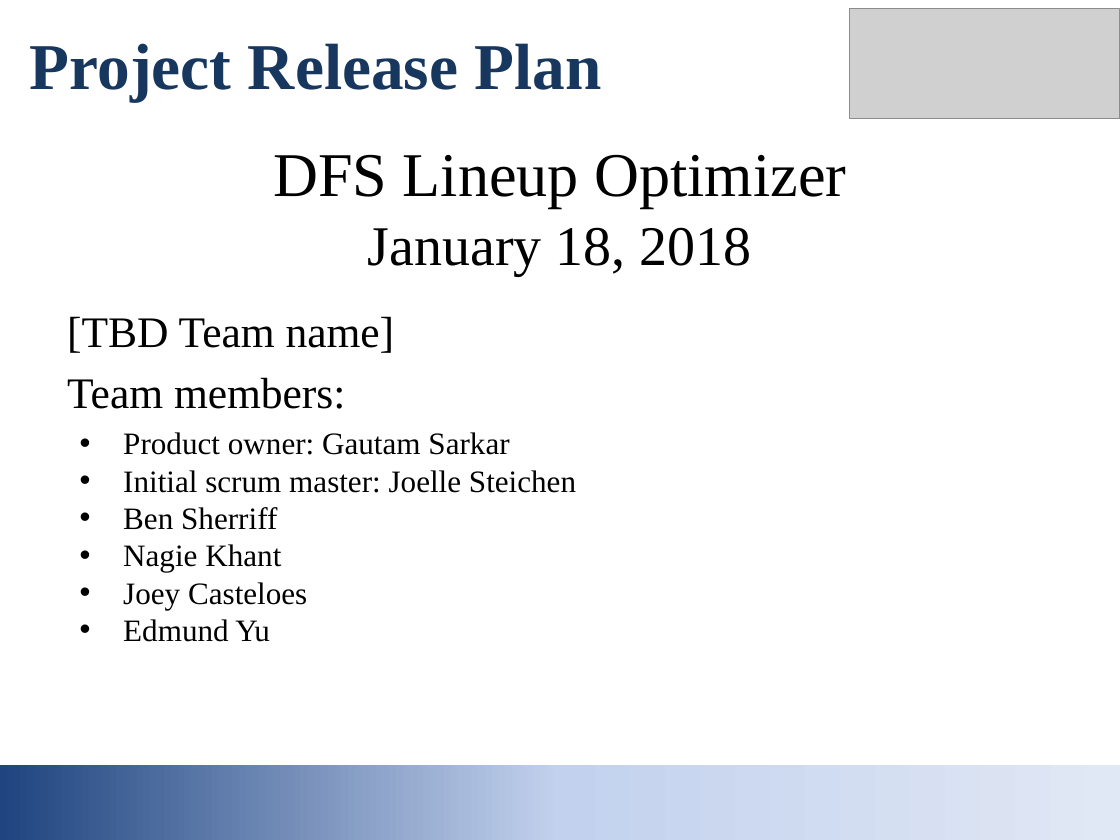
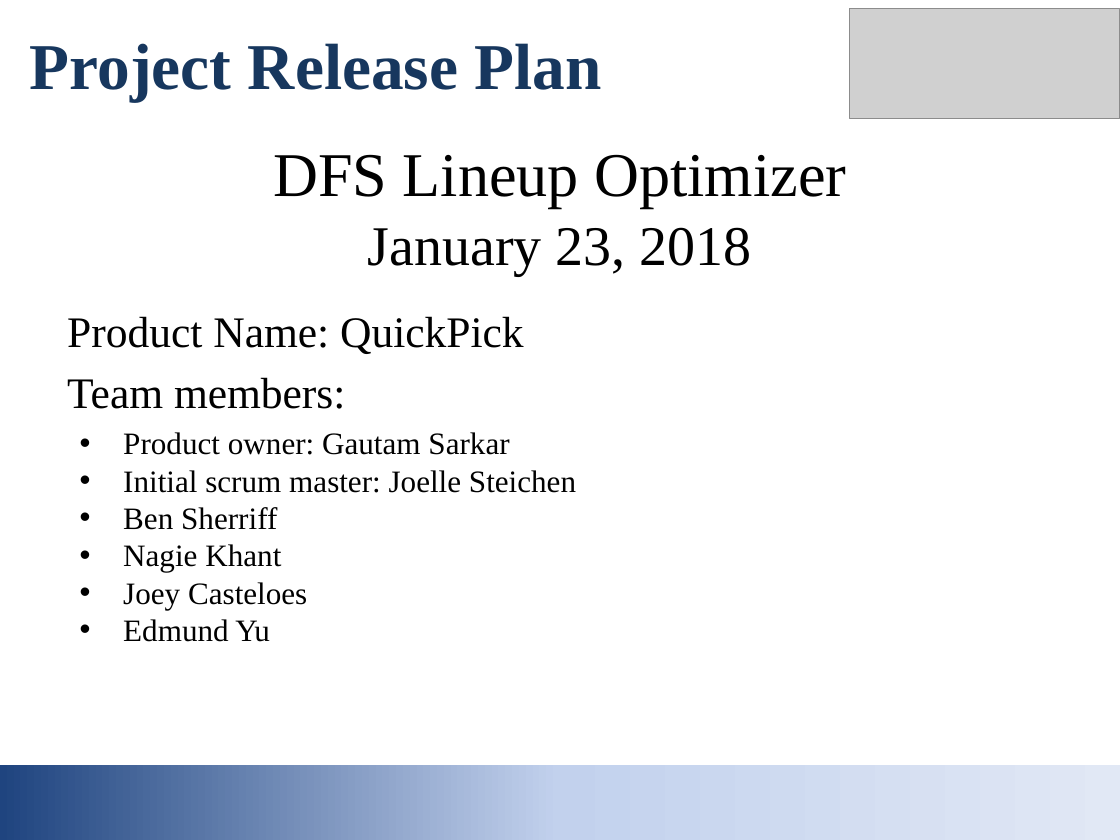
Before and after one commit to gautam0826/DFS-Optimizer, a slide deck: slide 1 of Project Release Plan.pptx. Drawn at 1120x840 pixels with LibreOffice and Linux fonts; fonts in the diff are those of the drawing; grey boxes stand for pictures. Boxes give left, top, right and bottom in pixels: in the first picture for what was removed or moved away, otherwise in the second. Text is boxed around its words. In the diff, an @@ line names an element or a change of style, - is before the commit and + after.

```diff
--- a/Project Release Plan.pptx
+++ b/Project Release Plan.pptx
@@ title at bbox=[273, 154, 846, 275]: text changed @@
-DFS Lineup Optimizer
-January 18, 2018
+DFS Lineup Optimizer
+January 23, 2018
@@ text at bbox=[67, 316, 524, 354]: text changed @@
-[TBD Team name]
+Product Name: QuickPick
```
Also in this commit, not shown: 4 other slides changed, 3 slides added, 1 other file.
